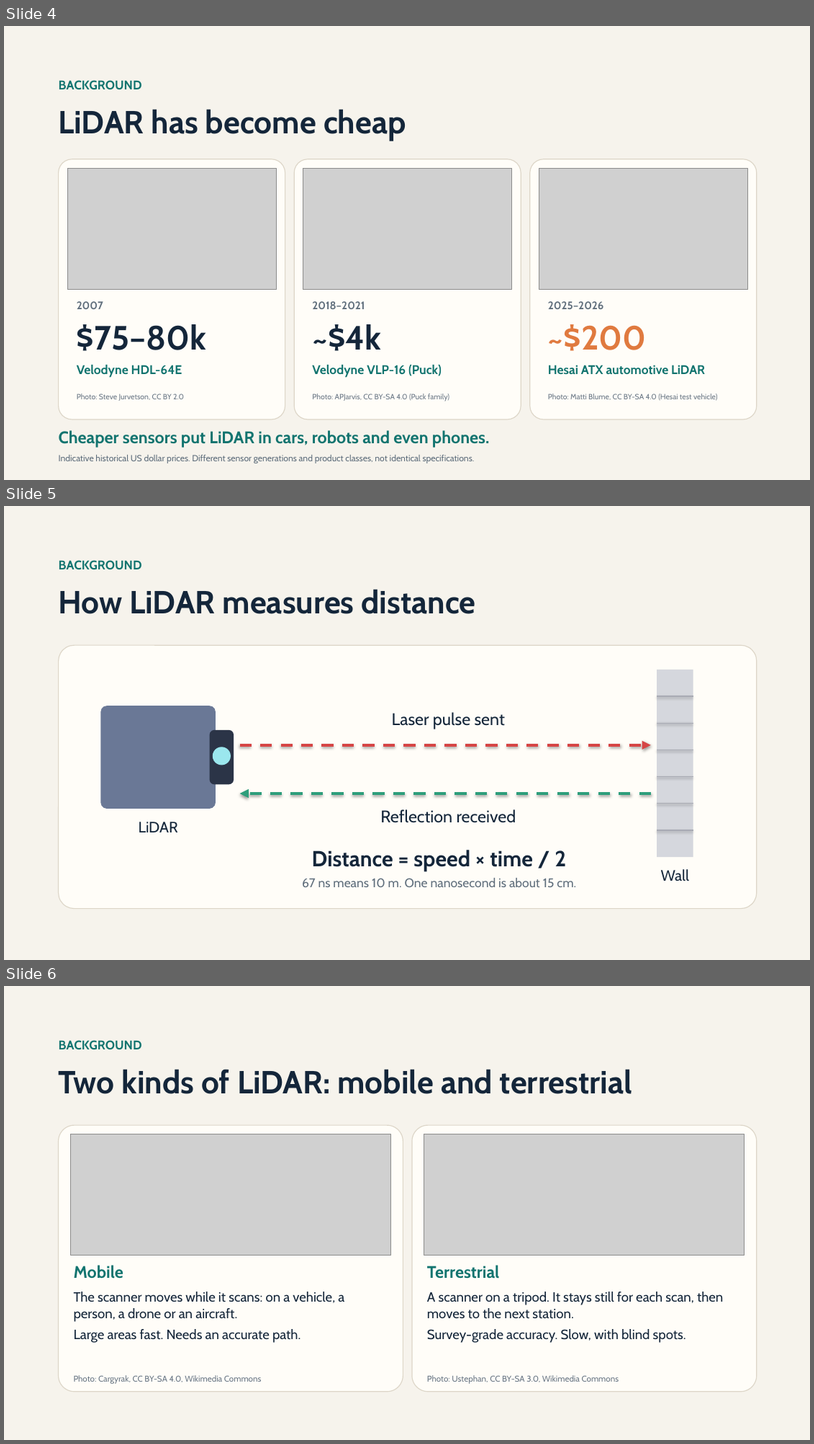
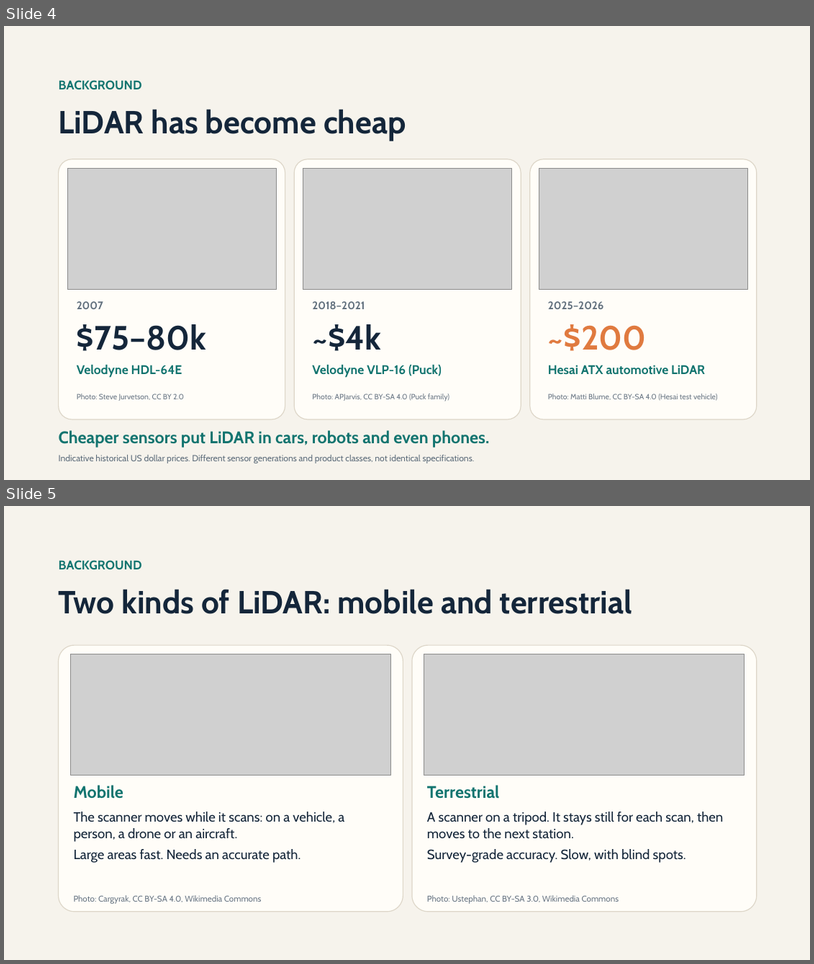
Before and after one commit to maninka123/lidar-learning-lab, a slide deck: presentation/LiDAR_Workshop_Slides.pptx. Shown one above the other, each under a label of ours: slides 4, 5 and 6 before the commit, slides 4 and 5 after it. The pictures are 814x1444 and 814x964 pixels, drawn with LibreOffice and Linux fonts; fonts in the diff are those of the drawing; grey boxes stand for pictures. Boxes give left, top, right and bottom in pixels: in the first picture for what was removed or moved away, otherwise in the second. Text is boxed around its words. In the diff, an @@ line names an element or a change of style, - is before the commit and + after.

Commit message:
Slides: distance diagram and bat diagram together on What is LiDAR

```diff
--- a/presentation/LiDAR_Workshop_Slides.pptx
+++ b/presentation/LiDAR_Workshop_Slides.pptx
@@ slide 5 removed at bbox=[4, 506, 810, 960], background #F6F3EC @@
@@ text removed at bbox=[59, 560, 142, 570] @@
-BACKGROUND
@@ text removed at bbox=[59, 589, 476, 614] @@
-How LiDAR measures distance
@@ rounded rectangle removed at bbox=[59, 645, 757, 908] @@
@@ rectangle removed at bbox=[657, 669, 694, 857] @@
@@ line removed from (657, 696) to (694, 696) @@
@@ rounded rectangle removed at bbox=[100, 705, 216, 808] @@
@@ text removed at bbox=[392, 712, 505, 729] @@
-Laser pulse sent
@@ rounded rectangle removed at bbox=[210, 730, 234, 784] @@
@@ line removed from (657, 723) to (694, 723) @@
@@ ellipse removed at bbox=[213, 746, 231, 765] @@
@@ arrow removed from (240, 745) to (651, 745) @@
@@ line removed from (657, 750) to (694, 750) @@
@@ line removed from (657, 777) to (694, 777) @@
@@ arrow removed from (651, 793) to (240, 793) @@
@@ line removed from (657, 803) to (694, 803) @@
@@ text removed at bbox=[139, 821, 178, 832] @@
-LiDAR
@@ text removed at bbox=[381, 809, 517, 823] @@
-Reflection received
@@ text removed at bbox=[312, 849, 566, 871] @@
-Distance = speed × time / 2
@@ line removed from (657, 830) to (694, 830) @@
@@ text removed at bbox=[661, 869, 690, 880] @@
-Wall
@@ text removed at bbox=[302, 878, 576, 887] @@
-67 ns means 10 m. One nanosecond is about 15 cm.
@@ what was slide 6 is now slide 5 @@
```
Also in this commit, not shown: 1 slide changed, 1 other file.
